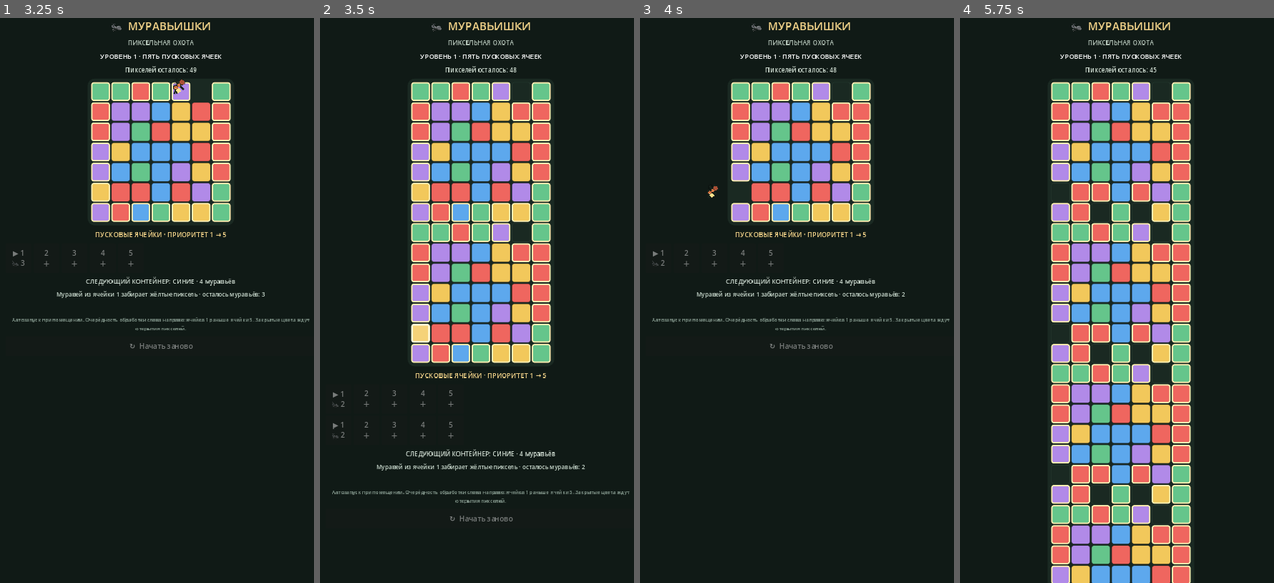
Above: before the commit, frames 1-4 (left to right).
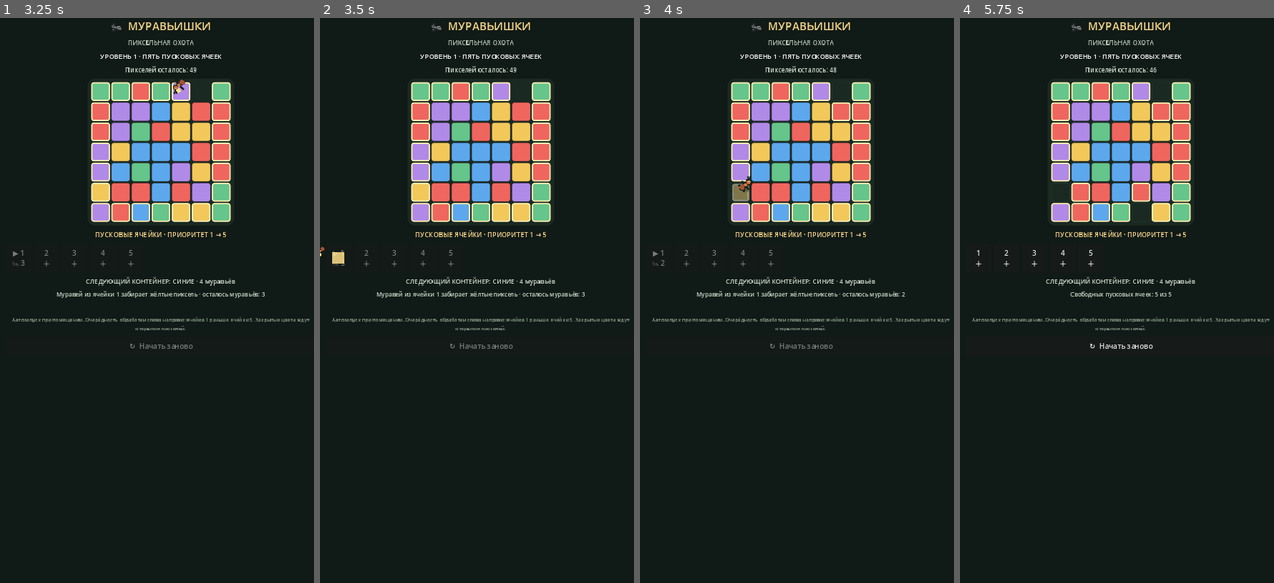
Above: after the commit, the same moments.

Repository: MaiklLX/Ants-Pixel-Hunt
Game: Godot game, scene res://scenes/main.tscn
Same seed, same stepped clock (60 frames per second), same inputs: the game is played once before the commit and once after it.
Inputs (mouse positions are in pixels of both pictures, inside the frame that each line leads up to):
- Up to frame 1 (3.25 s): click "↻ Начать заново" at 0.5 s; click "↻ Начать заново" at 1.25 s; click "↻ Начать заново" at 2 s; click "1 ＋" at 2.75 s
- Up to frame 2 (3.5 s): no input
- Up to frame 3 (4 s): no input
- Up to frame 4 (5.75 s): click (1007, 255) at 5 s, where only the run before the commit has a clickable "2 ＋"

Frame 1 is identical in both runs. In frame 2, 12% of the frame differs, in the area x 0-99%, y 8-90%; in frame 3, 0.2%; in frame 4, 24%, in the area x 3-99%, y 8-100%.

Commit message:
KT-011: add cargo handoff pulse at launch slot

Diff:
--- a/scripts/main.gd
+++ b/scripts/main.gd
@@ -400,7 +400,22 @@
 	tween.tween_property(ant, "scale", Vector2(0.82, 0.82), 0.22).set_trans(Tween.TRANS_SINE).set_ease(Tween.EASE_IN_OUT)
 	await tween.finished
 	if is_instance_valid(ant):
-		ant.queue_free()
+		var pulse := ColorRect.new()
+		pulse.color = Color("#ffe08a")
+		pulse.size = Vector2(12, 12)
+		pulse.mouse_filter = Control.MOUSE_FILTER_IGNORE
+		fx_layer.add_child(pulse)
+		pulse.position = end_global - fx_layer.global_position - pulse.size * 0.5
+		pulse.pivot_offset = pulse.size * 0.5
+		var pulse_tween := create_tween()
+		pulse_tween.set_parallel(true)
+		pulse_tween.tween_property(pulse, "scale", Vector2(2.2, 2.2), 0.14).set_trans(Tween.TRANS_BACK).set_ease(Tween.EASE_OUT)
+		pulse_tween.tween_property(pulse, "modulate:a", 0.0, 0.14).set_trans(Tween.TRANS_SINE).set_ease(Tween.EASE_IN)
+		await pulse_tween.finished
+		if is_instance_valid(pulse):
+			pulse.queue_free()
+		if is_instance_valid(ant):
+			ant.queue_free()
 
 
 func _animate_pixel_pickup(target: Vector2i) -> void:
